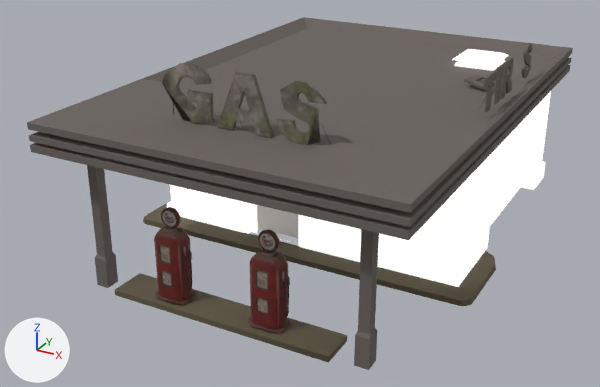
An edit to the glTF model public/fps/br/models/roadside-gas.access-v19.lod1.glb, drawn before and after from the same camera.
The view is the same before and after, from a 50 mm lens placed at (12.5, -25.6, 13.8), pointed at (-0.8, -1.4, 1.7). The axes (+X, +Y, +Z) are drawn at lower left. The lights are the same throughout. The older version comes first. Where no turn or scale is listed for an object, it has been applied to the vertices.

Objects in the first picture: 'Brick_A:Brick_Single_Geo_Single_Brick_0', 'GAS_Sign:Supports_GAS_SIgn_0', 'Gas_Pump:Body_Geo_Pump_Main_Shader_0', 'Gas_Pump:Pump_Top_Sign_Geo_pump_misc_shader_0', 'Gas_Station_Model:Gas_Station_Body_main_shader_0', 'Gas_Station_Model:polySurface3_Building_Extra_Shader_0'.
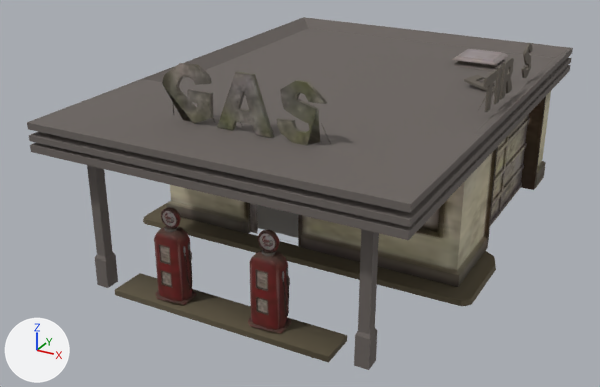
Commit message: Filling station: drop its stray glow (walls drew white)

Boxes (x1, y1, x2, y2) around the edits, measured in the pictures (600 x 387 px):
'Gas_Station_Model:Gas_Station_Body_main_shader_0', surface changed (white to yellow)
    both: (167, 91, 551, 287)
'Gas_Station_Model:polySurface3_Building_Extra_Shader_0', surface changed
    both: (250, 49, 530, 234)

Patch to the scene script:
```diff
--- a/public/fps/br/models/roadside-gas.access-v19.lod1.glb.py
+++ b/public/fps/br/models/roadside-gas.access-v19.lod1.glb.py
@@ mat_building_extra_shader @@
 mat_building_extra_shader.roughness = 0.85
-mat_building_extra_shader.emission_strength = 1.0
@@ mat_main_shader @@
 mat_main_shader.roughness = 0.85
-mat_main_shader.emission_strength = 1.0
```
